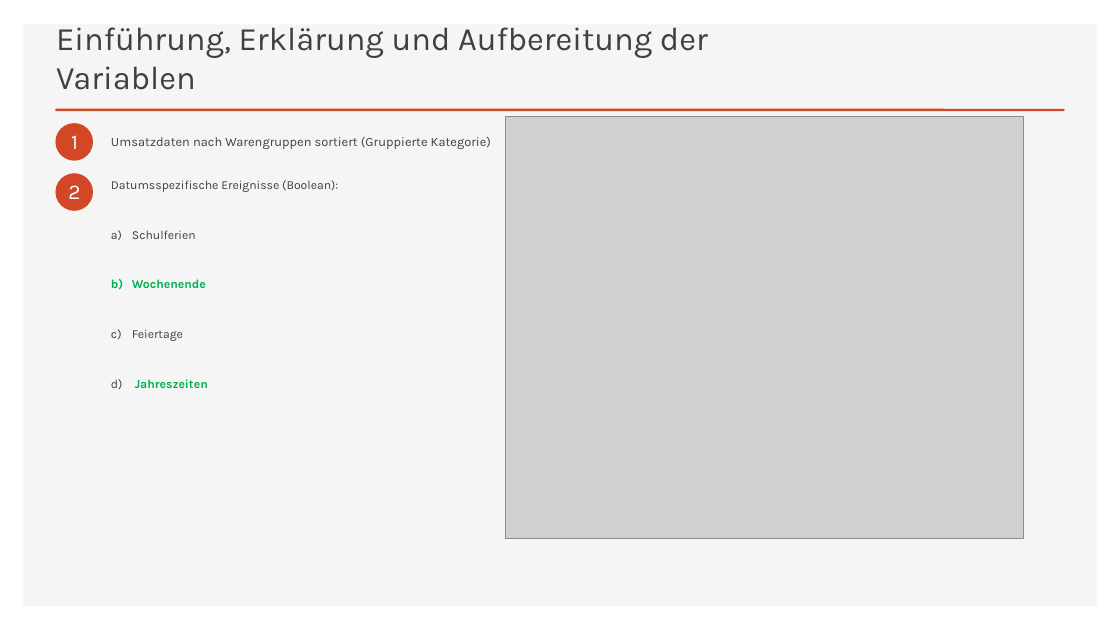
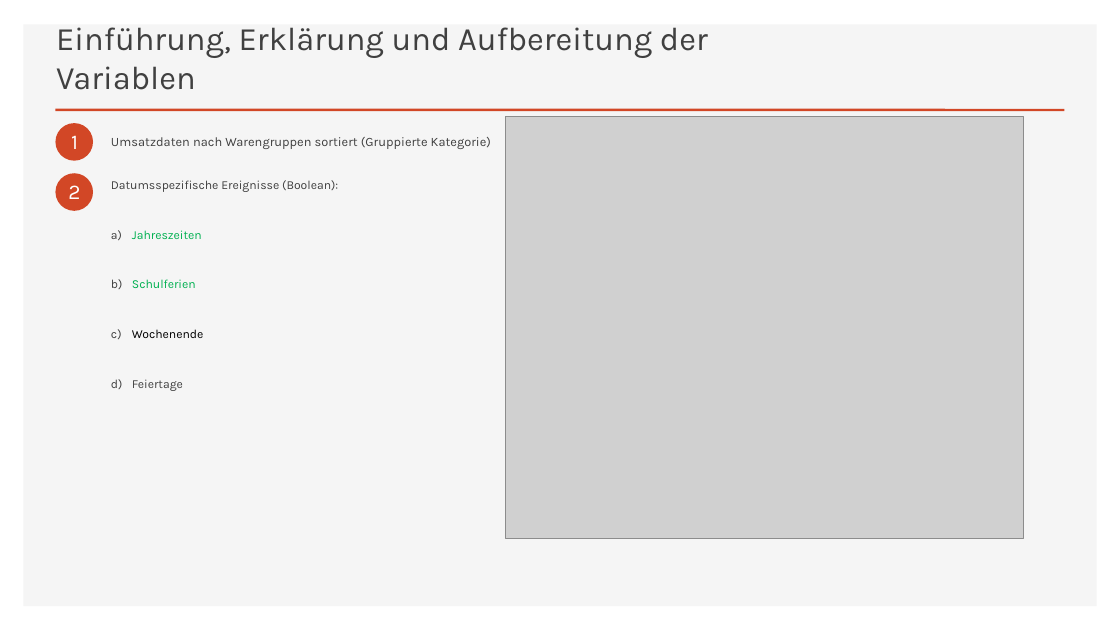
Before and after one commit to annapuu/gruppe3, a slide deck: slide 3 of 4_Presentation/Präsentation_final.pptx. Drawn at 1120x630 pixels with LibreOffice and Linux fonts; fonts in the diff are those of the drawing; grey boxes stand for pictures. Boxes give left, top, right and bottom in pixels: in the first picture for what was removed or moved away, otherwise in the second. Text is boxed around its words. In the diff, an @@ line names an element or a change of style, - is before the commit and + after.

Commit message:
final commit

```diff
--- a/4_Presentation/Präsentation_final.pptx
+++ b/4_Presentation/Präsentation_final.pptx
@@ text at (132, 230, 202, 239): paragraph added @@
+a) Jahreszeiten
@@ text at (132, 279, 203, 338): text colour #404040 to #00B050 in "Schulferien"; text colour #00B050 to #000000, bold off in "Wochenende"; bullet colour #00B050 to #404040 @@
@@ text at (135, 379, 208, 388): paragraph removed @@
-d) Jahreszeiten
```
Also in this commit, not shown: 1 other slide changed.
